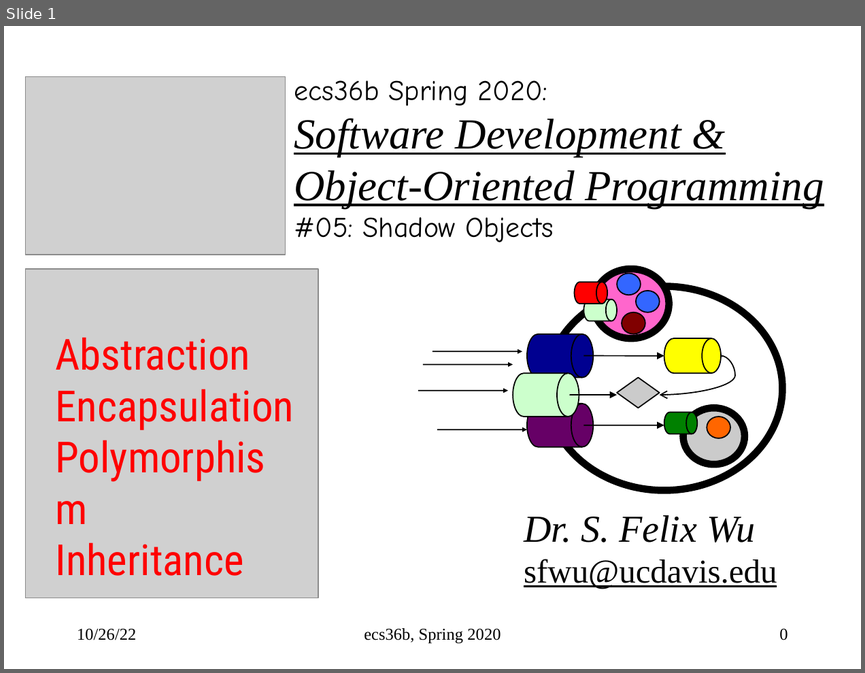
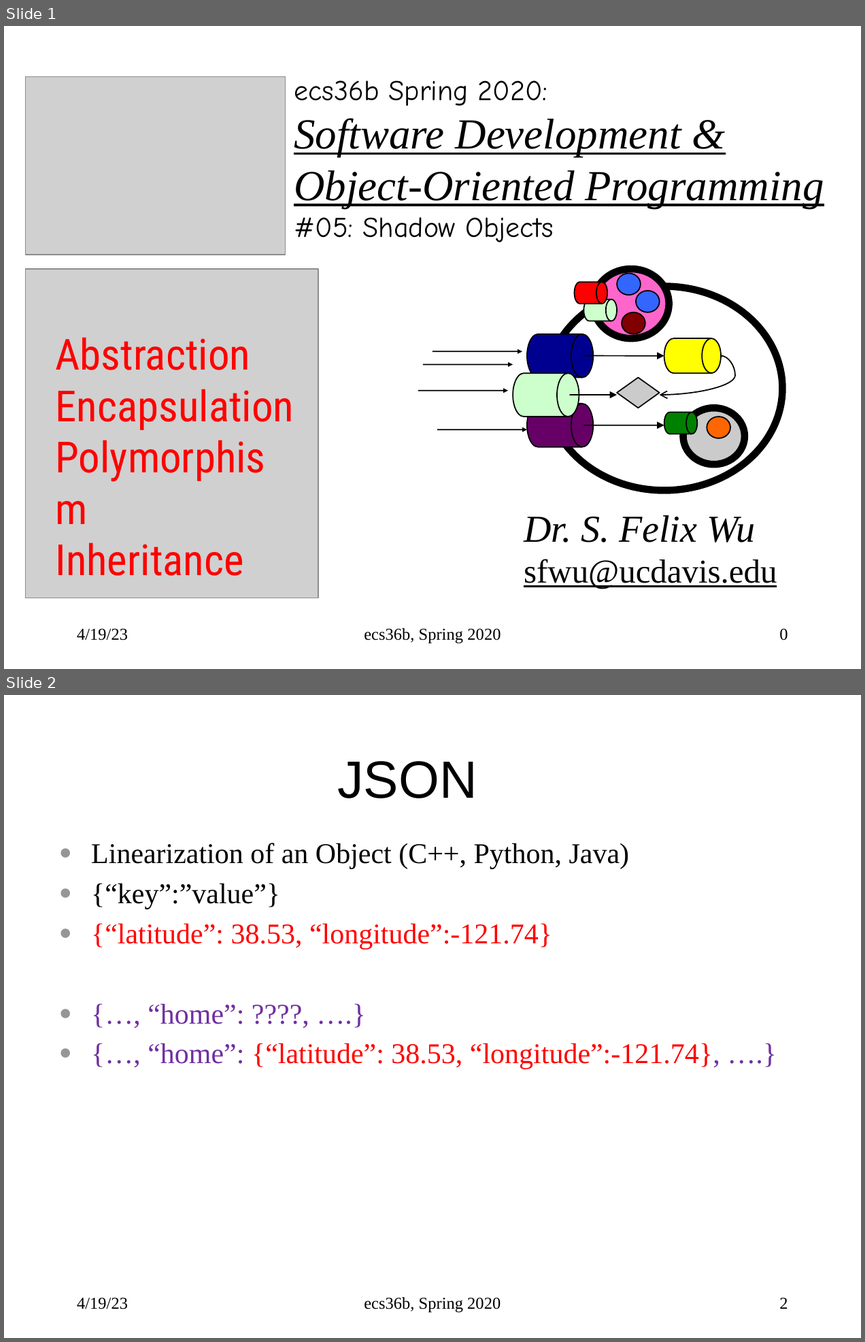
Before and after one commit to sfelixwu/ecs36b_slides, a slide deck: ecs36b_f2022_L006.pptx. Shown one above the other, each under a label of ours: slide 1 before the commit, slides 1 and 2 after it. The pictures are 865x673 and 865x1342 pixels, drawn with LibreOffice and Linux fonts; fonts in the diff are those of the drawing; grey boxes stand for pictures. Boxes give left, top, right and bottom in pixels: in the first picture for what was removed or moved away, otherwise in the second. Text is boxed around its words. In the diff, an @@ line names an element or a change of style, - is before the commit and + after.

```diff
--- a/ecs36b_f2022_L006.pptx
+++ b/ecs36b_f2022_L006.pptx
@@ slide 2 added at bbox=[4, 695, 861, 1338], background #FFFFFF @@
@@ title added at bbox=[337, 761, 477, 798], 44 pt, text #000000 @@
+JSON
@@ text added at bbox=[91, 843, 720, 1069], 24 pt, text #FF0000 @@
+● Linearization of an Object (C++, Python, Java)
+● {“key”:”value”}
+● {“latitude”: 38.53, “longitude”:-121.74}
+● {…, “home”: ????, ….}
+● {…, “home”: {“latitude”: 38.53, “longitude”:-121.74}, ….}
@@ text added at bbox=[77, 1297, 128, 1309], 14 pt, text #000000 @@
+4/19/23
@@ text added at bbox=[364, 1297, 500, 1312], 14 pt, text #000000 @@
+ecs36b, Spring 2020
@@ page number added at bbox=[779, 1297, 787, 1308], 14 pt, text #000000 @@
+2
@@ slide 1 changed as well @@
@@ text at bbox=[77, 628, 128, 640]: text changed @@
-10/26/22
+4/19/23
```
Also in this commit, not shown: 17 other slides changed, 3 other slides added.
